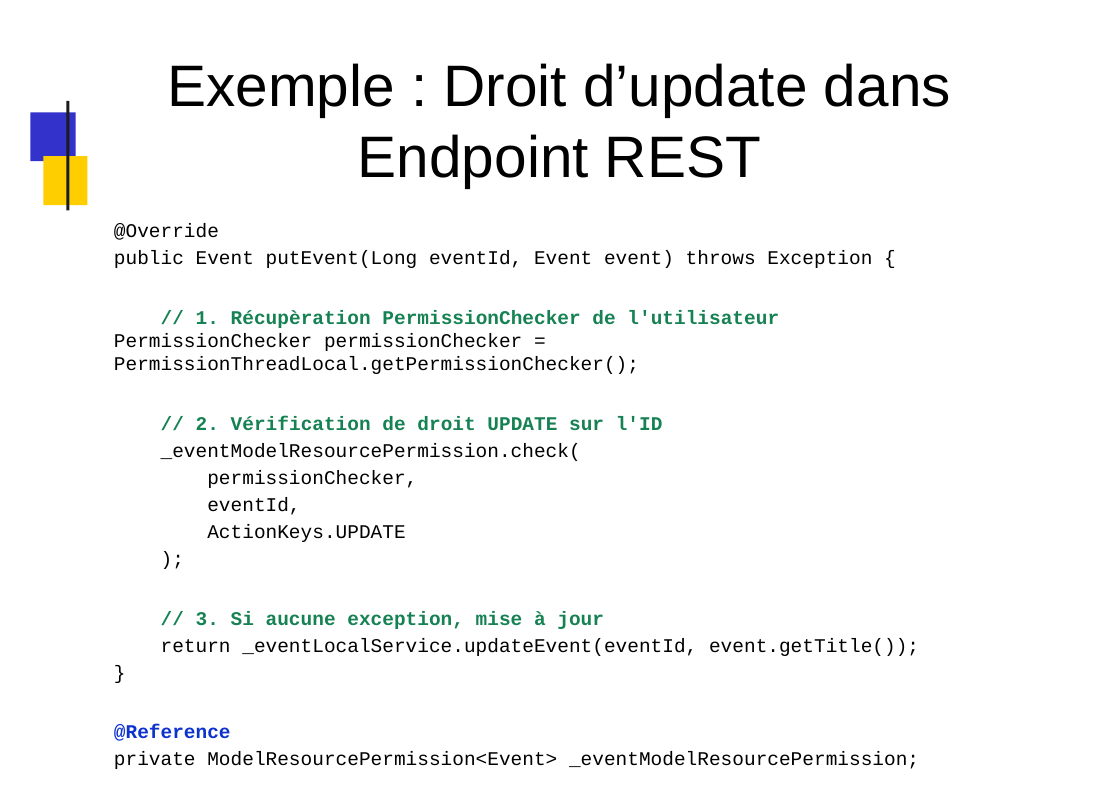
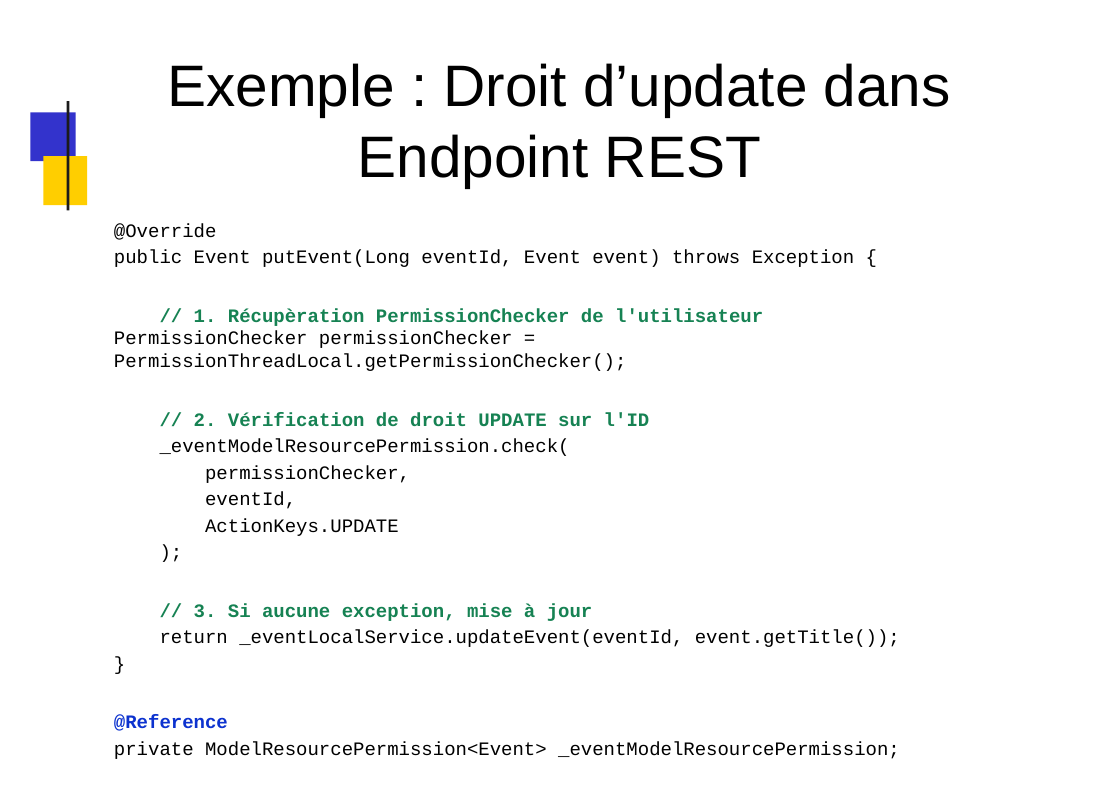
Before and after one commit to dthibau/liferay, a slide deck: slide 198 of Lrd7.pptx. Drawn at 1120x791 pixels with LibreOffice and Linux fonts; fonts in the diff are those of the drawing; background and template pictures are left out. Boxes give left, top, right and bottom in pixels: in the first picture for what was removed or moved away, otherwise in the second. Text is boxed around its words. In the diff, an @@ line names an element or a change of style, - is before the commit and + after.

```diff
--- a/Lrd7.pptx
+++ b/Lrd7.pptx
@@ text "@Override" at (114,223,900,759): size 14.6 to 14.3 pt @@
```
Also in this commit, not shown: 213 other slides changed, 1 slide added, 1 slide removed, 1 other file.
